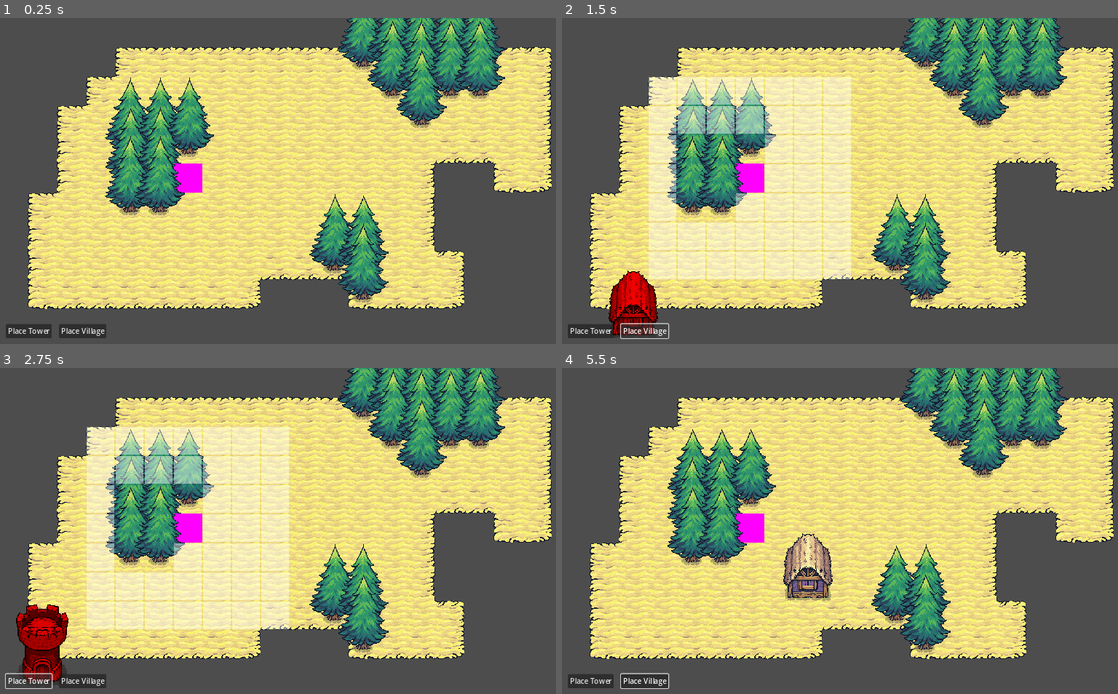
Above: before the commit, frames 1-4 (two rows, left to right).
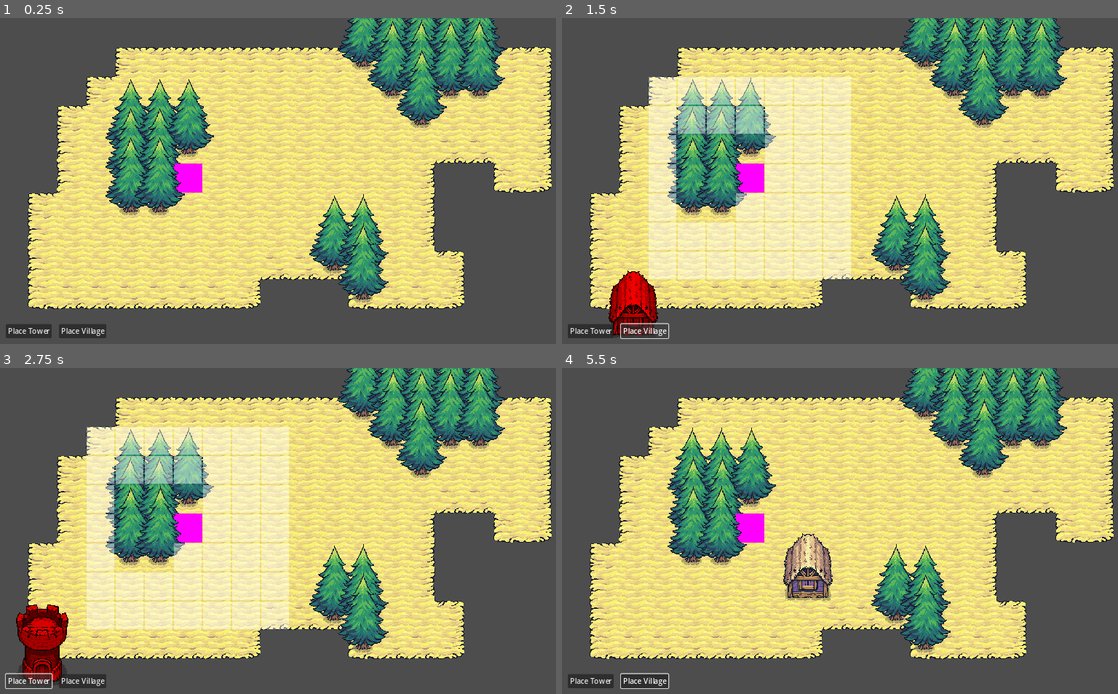
Above: after the commit, the same moments.

Repository: tiannahenrylewis/GodotGridCrashCourse
Game: Godot game, scene res://scenes/main.tscn
Two runs of this game, one before a commit and one after it. Both use one fixed random seed, a clock stepped at 60 frames per second and the inputs below.
Inputs (mouse positions are in pixels of both pictures, inside the frame that each line leads up to):
- Up to frame 1 (0.25 s): no input
- Up to frame 2 (1.5 s): click "Place Tower" at 0.5 s; click "Place Village" at 1.25 s
- Up to frame 3 (2.75 s): click "Place Tower" at 2 s
- Up to frame 4 (5.5 s): click "Place Village" at 2.75 s; click "Place Tower" at 3.5 s; click "Place Village" at 4.25 s; move the mouse to (823, 596) at 5.02 s; click (823, 596) at 5.1 s

The runs differ from the first frame. In frame 1, 2.6% of the frame differs, in the area x 18-91%, y 0-77%; in frame 2, 3.1%; in frame 3, 2.8%; in frame 4, 2.9%.

Commit message:
Refunding Resources + Updating Grid on  Building Deletion

Diff:
--- a/godot-grid-crash-course/scenes/autoload/game_events.gd
+++ b/godot-grid-crash-course/scenes/autoload/game_events.gd
@@ -2,6 +2,7 @@
 
 signal building_resource_selected_signal(building_resource: BuildingResource)
 signal building_placed_signal(building_component: BuildingComponent)
+signal building_destroyed_signal(building_component: BuildingComponent)
 signal resource_tiles_updated(collected_tiles: int)
 
 
@@ -13,5 +14,9 @@
 	emit_signal("building_placed_signal", building_component)
 
 
+func emit_building_destroyed(building_component: BuildingComponent):
+	emit_signal("building_destroyed_signal", building_component)
+
+
 func emit_resource_tiles_updated(collected_tiles: int):
 	emit_signal("resource_tiles_updated", collected_tiles)
--- a/godot-grid-crash-course/scenes/component/building_component.gd
+++ b/godot-grid-crash-course/scenes/component/building_component.gd
@@ -24,3 +24,8 @@
 	# round down the grid position
 	grid_position = grid_position.floor()
 	return Vector2i(grid_position)
+
+
+func destroy():
+	GameEvents.emit_building_destroyed(self)
+	owner.queue_free()
--- a/godot-grid-crash-course/scenes/manager/building_manager.gd
+++ b/godot-grid-crash-course/scenes/manager/building_manager.gd
@@ -84,7 +84,16 @@
 
 
 func destroy_building_at_hovered_cell_position():
-	pass
+	# find building at mouse position
+	var building_components = get_tree().get_nodes_in_group("BuildingComponent")
+
+	for building_component in building_components:
+		if building_component.get_grid_cell_position() == hovered_grid_cell:
+			#refund resources
+			currently_used_resource_count -= building_component.building_resource.resource_cost
+			#destroy building
+			building_component.destroy()
+			return
 
 
 func clear_building_ghost():
--- a/godot-grid-crash-course/scenes/manager/grid_manager.gd
+++ b/godot-grid-crash-course/scenes/manager/grid_manager.gd
@@ -11,6 +11,7 @@
 var all_tile_map_layers: Array[TileMapLayer] = []
 var valid_buildable_tiles = {}
 var collected_resource_tiles = {}
+var occupied_tiles = {}
 #OCCUPIED_CELLS &  CONVIENCENE METHODS
 #var my_set = {}
 #
@@ -30,6 +31,7 @@
 func _ready() -> void:
 	var game_events = get_node("/root/GameEvents")
 	game_events.connect("building_placed_signal", _on_building_placed)
+	game_events.connect("building_destroyed_signal", _on_building_destroyed)
 	all_tile_map_layers = _get_all_tile_map_layers(base_terrain_tile_map_layer)
 
 # is a tile valid in principle
@@ -62,7 +64,6 @@
 	var valid_tiles = _get_valid_tiles_in_radius(root_cell, radius)
 	# remove already existing buildable tiles
 	var expanded_tiles = []
-	var occupied_tiles = _get_occupied_tile_positions()
 	var atlas_coordinates = Vector2i(1,0) # coordinates of the green cell in the highlight tileset
 	for tile in valid_tiles:
 		if not tile in valid_buildable_tiles and not tile in occupied_tiles:
@@ -114,18 +115,15 @@
 	return result
 
 func _update_valid_buildable_tiles(building_component: BuildingComponent):
+	occupied_tiles[building_component.get_grid_cell_position()] = true
 	var root_cell = building_component.get_grid_cell_position()
-	# REMOVED BELOW BECAUSE A WARNING THAT IT WASN'T BEING USED
-	# var radius = building_component.building_resource.buildable_radius
-
 	# Admittedly the use of the call is a tad confusing this was implemented in 24. Highlighting Resources Tile
 	var valid_tiles = _get_valid_tiles_in_radius(root_cell, building_component.building_resource.buildable_radius)
 	# perform equivalent operation as using UnionWith in C#
 	for tile in valid_tiles:
 		valid_buildable_tiles[tile] = true
 
-	# Iterate through and remove all
-	var occupied_tiles = _get_occupied_tile_positions()
+	# Iterate through and remove all existing building_components
 	for existing_building_component in occupied_tiles:
 		valid_buildable_tiles.erase(existing_building_component)
 
@@ -144,6 +142,22 @@
 	if (oldResourceTileCount != collected_resource_tiles.size()):
 		# emit signal to notify the game
 		GameEvents.emit_resource_tiles_updated(collected_resource_tiles.size())
+
+
+func _recalculate_grid(building_component_to_exclude: BuildingComponent):
+	occupied_tiles.clear()
+	valid_buildable_tiles.clear()
+	collected_resource_tiles.clear()
+
+	var building_components = get_tree().get_nodes_in_group("BuildingComponent").filter(func(component):
+		return component != building_component_to_exclude
+	)
+
+	for building_component in building_components:
+		_update_valid_buildable_tiles(building_component)
+		-_update_collected_resource_tiles(building_component)
+
+	GameEvents.emit_resource_tiles_updated(collected_resource_tiles.size())
 
 
 # a generic function that can be used with different filter functions to get the tiles desired
@@ -171,17 +185,15 @@
 		return tile_has_custom_data(tile_position, IS_WOOD)
 	)
 
-func _get_occupied_tile_positions() -> Array:
-	var occupied_tile_positions = Array()
-	var occupied_tiles = get_tree().get_nodes_in_group("BuildingComponent")
-	for tile in occupied_tiles:
-		occupied_tile_positions.append(tile.get_grid_cell_position())
-	return occupied_tile_positions
-
 
 func _on_building_placed(building_component: BuildingComponent):
 	_update_valid_buildable_tiles(building_component)
 	_update_collected_resource_tiles(building_component)
+
+
+func _on_building_destroyed(building_component: BuildingComponent):
+	# recalculte the entire grid - not the most performant but simplest
+	_recalculate_grid(building_component)
 
 
 	#var building_components: Array[BuildingComponent] = []
